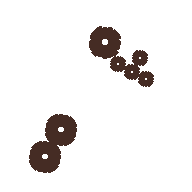
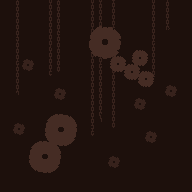
Before/after of a 192×192 layered artwork. What changed in the layer stack:
added layer "Pasted Layer #1" above "Pasted Layer #5" over (x1=16, y1=0, x2=170, y2=136)
added layer "Pasted Layer #5" above "Pasted Layer #4" over (x1=13, y1=59, x2=177, y2=168)
added layer "Pasted Layer #4" above "bg3_img0.png" over (x1=13, y1=59, x2=177, y2=168)
showed "bg3_img0.png" over (x1=0, y1=0, x2=192, y2=192)
